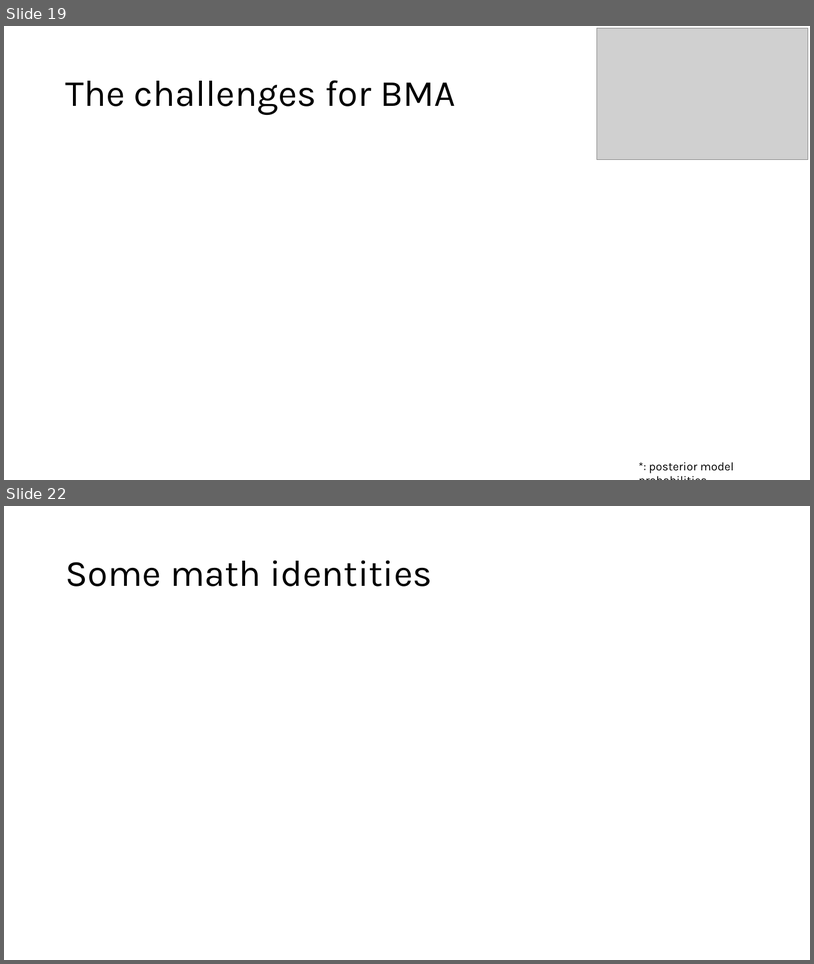
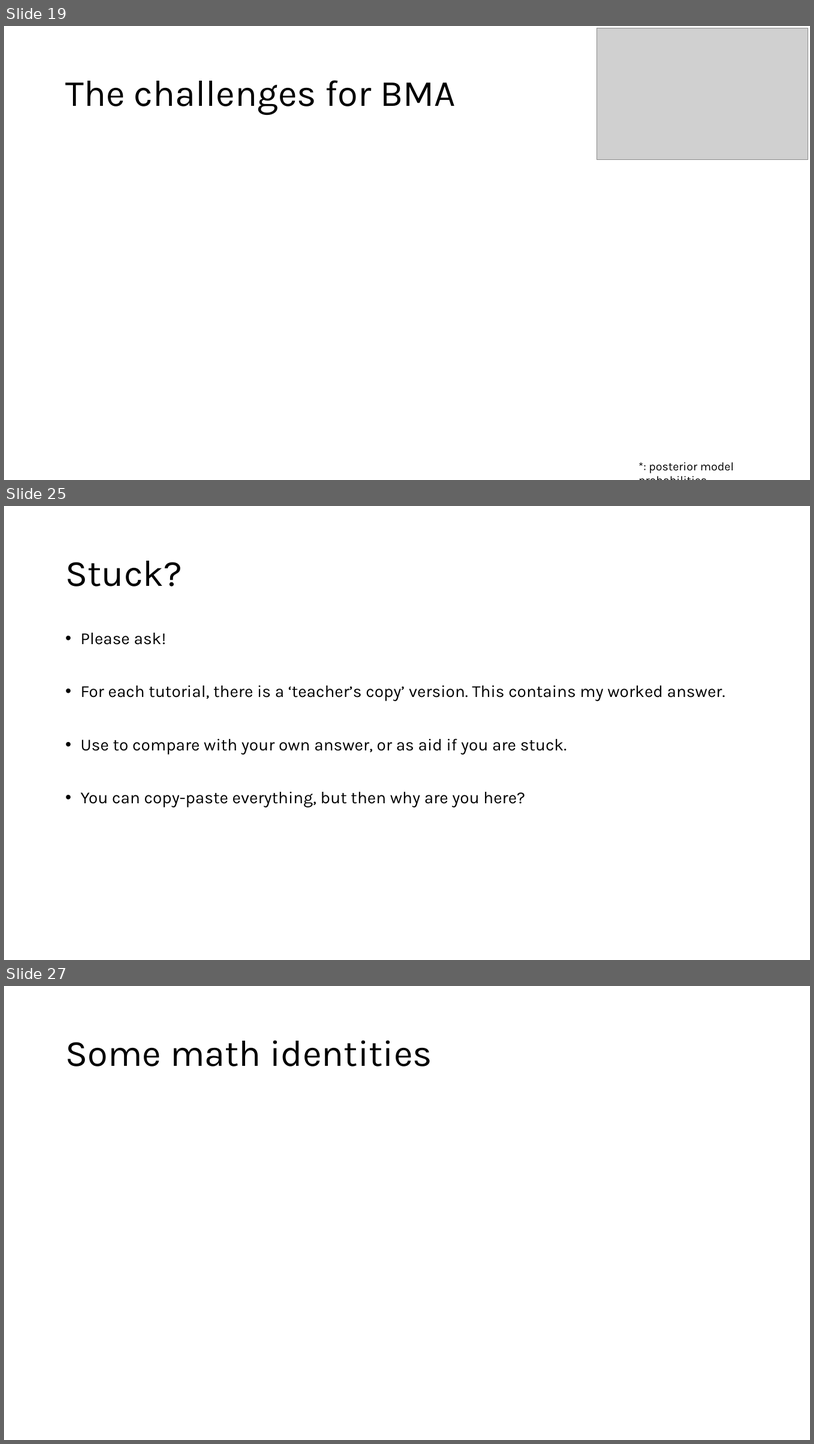
Before and after one commit to UncertaintyInComplexSystems/BMA_Workshop, a slide deck: BMA workshop intro lecture.pptx. Shown one above the other, each under a label of ours: slides 19 and 22 before the commit, slides 19, 25 and 27 after it; the slides between them are not shown. The pictures are 814x964 and 814x1444 pixels, drawn with LibreOffice and Linux fonts; fonts in the diff are those of the drawing; grey boxes stand for pictures. Boxes give left, top, right and bottom in pixels: in the first picture for what was removed or moved away, otherwise in the second. Text is boxed around its words. In the diff, an @@ line names an element or a change of style, - is before the commit and + after.

```diff
--- a/BMA workshop intro lecture.pptx
+++ b/BMA workshop intro lecture.pptx
@@ slide 25 added at (x1=4, y1=506, x2=810, y2=960), background #FFFFFF @@
@@ title added at (x1=65, y1=561, x2=182, y2=586), 44 pt, text #000000 @@
+Stuck?
@@ text added at (x1=81, y1=633, x2=726, y2=807), 20 pt, text #000000 @@
+• Please ask!
+• For each tutorial, there is a ‘teacher’s copy’ version. This contains my worked answer.
+• Use to compare with your own answer, or as aid if you are stuck.
+• You can copy-paste everything, but then why are you here?
@@ what was slide 22 is now slide 27 @@
```
Also in this commit, not shown: 1 slide changed, 5 other slides added, 1 slide removed.
